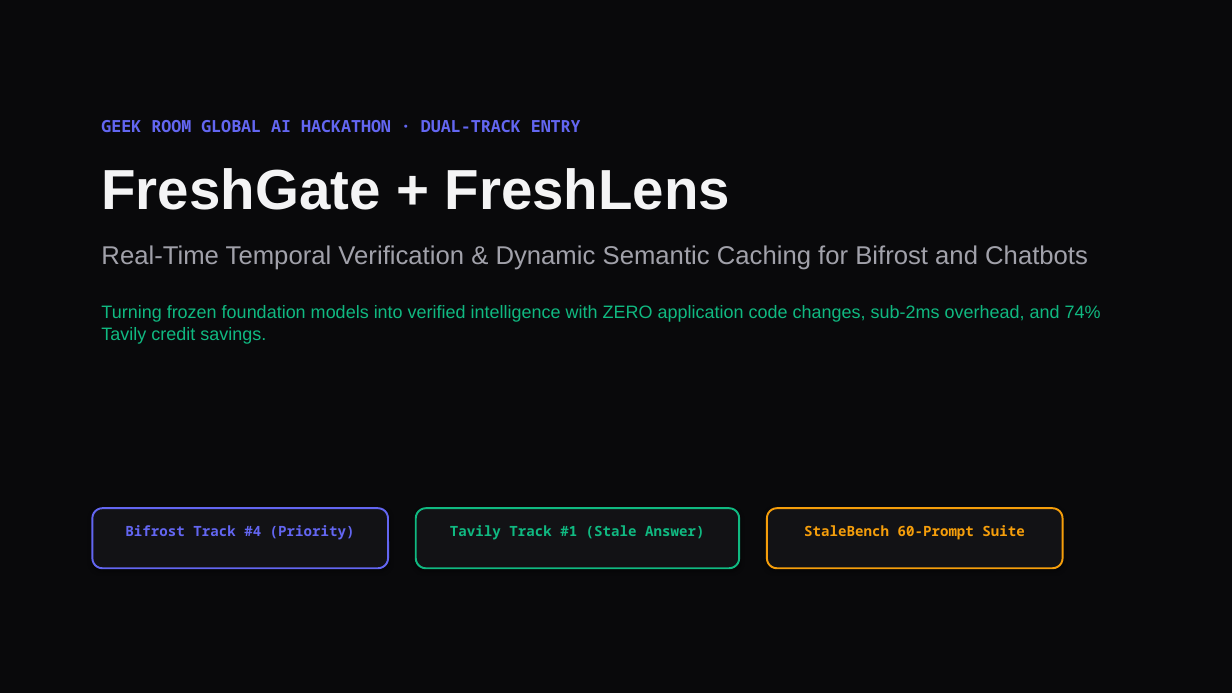
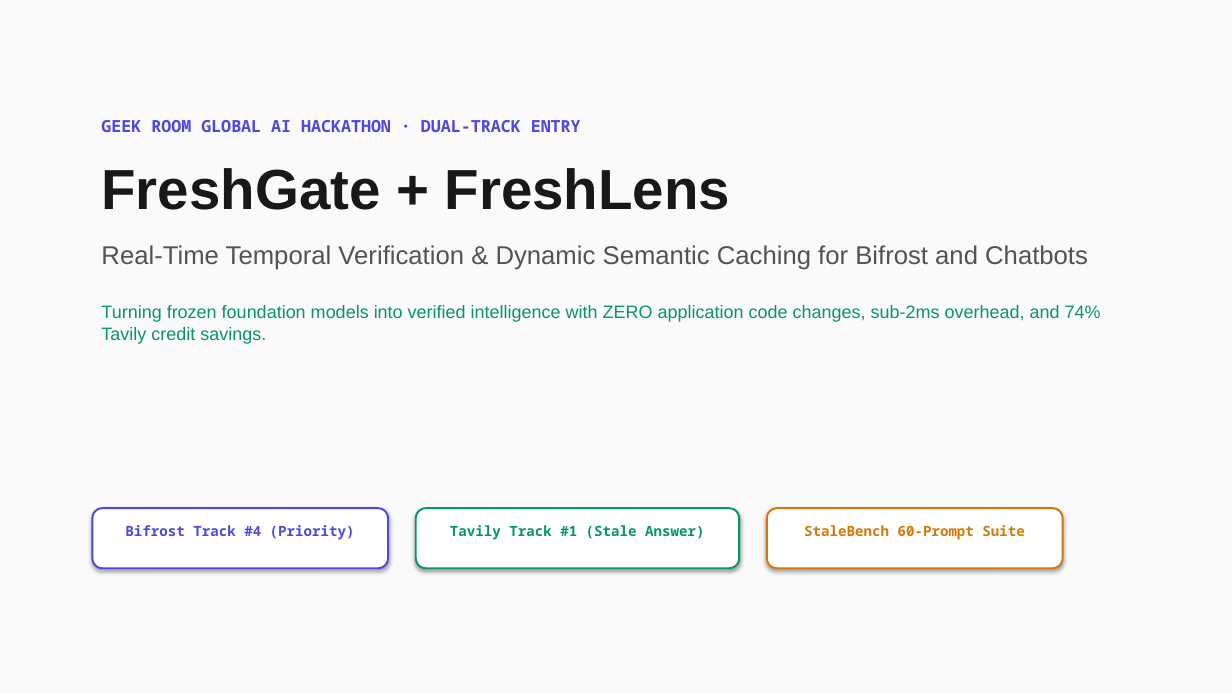
Before and after one commit to farhanmallik05/freshgate-freshlens, a slide deck: slide 1 of plan/FreshGate_FreshLens_Presentation.pptx. Drawn at 1232x693 pixels with LibreOffice and Linux fonts; fonts in the diff are those of the drawing. Boxes give left, top, right and bottom in pixels: in the first picture for what was removed or moved away, otherwise in the second. Text is boxed around its words. In the diff, an @@ line names an element or a change of style, - is before the commit and + after.

Commit message:
style(presentation): convert PPTX deck to clean Swiss light mode and add theme toggle to HTML deck

```diff
--- a/plan/FreshGate_FreshLens_Presentation.pptx
+++ b/plan/FreshGate_FreshLens_Presentation.pptx
@@ rectangle at <box>0,0,1232,693</box>: fill #09090B to #FAFAFA @@
@@ text "GEEK ROOM GLOBAL AI HACKATHON ..." at <box>101,120,1101,344</box>: text colour #6366F1 to #4F46E5 in "GEEK ROOM GLOBAL AI HACKATHON · DUAL-TRACK ..."; text colour #F4F4F5 to #18181B in "FreshGate + FreshLens"; text colour #A1A1AA to #52525B in "Real-Time Temporal Verification & Dynamic Semantic Caching ..."; text colour #10B981 to #059669 in "Turning frozen foundation models into verified intelligence ..." @@
@@ rounded rectangle at <box>92,508,388,568</box>: fill #121215 to #FFFFFF; outline #6366F1 1.5 pt to #4F46E5 1.5 pt @@
@@ rounded rectangle at <box>416,508,739,568</box>: fill #121215 to #FFFFFF; outline #10B981 1.5 pt to #059669 1.5 pt @@
@@ rounded rectangle at <box>767,508,1063,568</box>: fill #121215 to #FFFFFF; outline #F59E0B 1.5 pt to #D97706 1.5 pt @@
@@ text "Bifrost Track #4 (Priority)" at <box>125,525,355,540</box>: text colour #6366F1 to #4F46E5 @@
@@ text "Tavily Track #1 (Stale Answer)" at <box>450,525,704,540</box>: text colour #10B981 to #059669 @@
@@ text "StaleBench 60-Prompt Suite" at <box>804,525,1024,540</box>: text colour #F59E0B to #D97706 @@
```
Also in this commit, not shown: 9 other slides changed, 3 other files.
